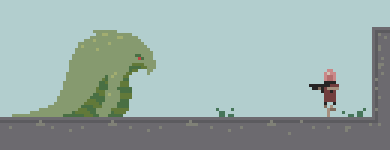
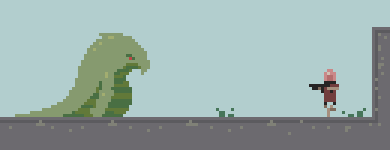
The second 390×150 image is a revision of the first. Changes to its layers:
added layer "Layer 1" above "Walk0" over left=114, top=36, right=150, bottom=84
painted on "Walk0" over left=78, top=33, right=156, bottom=117
hid "Standing", painted on it over left=12, top=30, right=144, bottom=117
